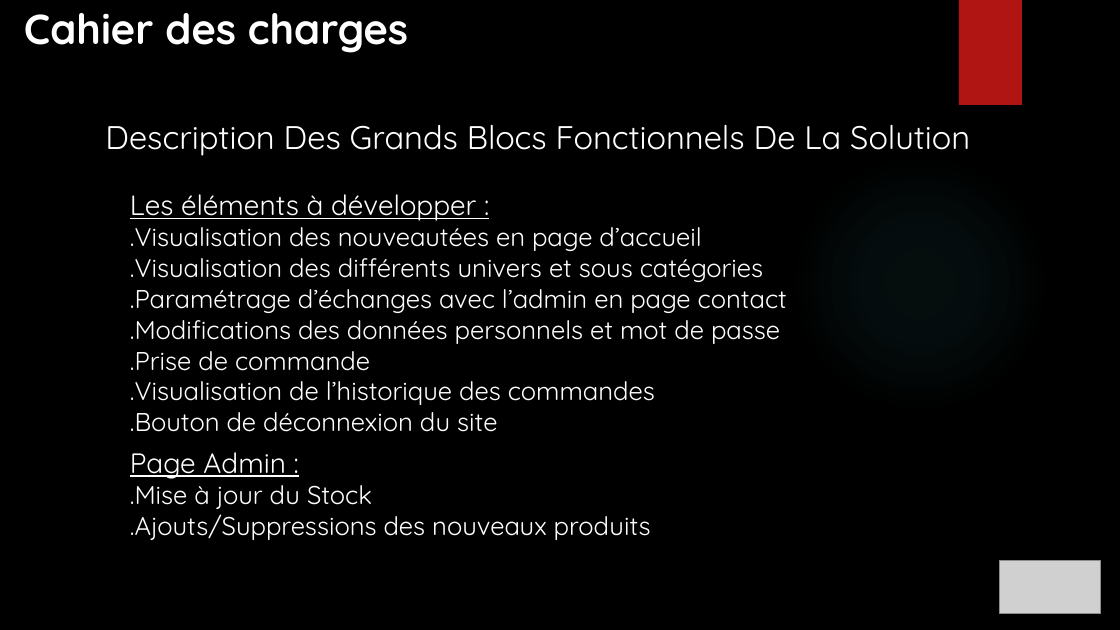
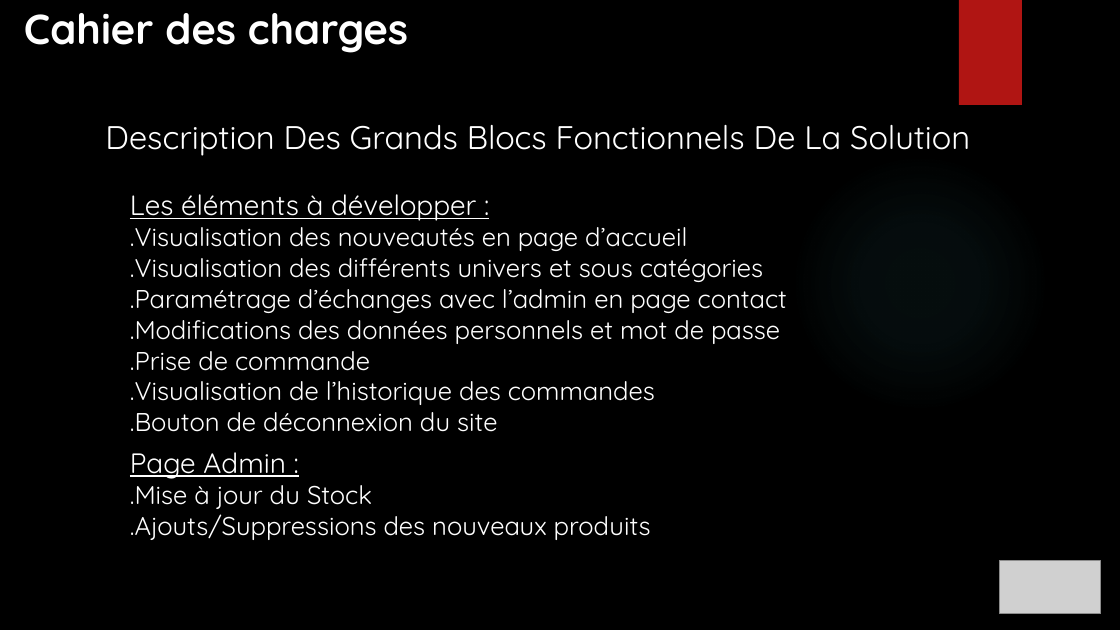
Before and after one commit to ChampemeDylan/UPOP, a slide deck: slide 5 of Présentation UPOP.pptx. Drawn at 1120x630 pixels with LibreOffice and Linux fonts; fonts in the diff are those of the drawing; grey boxes stand for pictures; background and template pictures are left out. Boxes give left, top, right and bottom in pixels: in the first picture for what was removed or moved away, otherwise in the second. Text is boxed around its words. In the diff, an @@ line names an element or a change of style, - is before the commit and + after.

```diff
--- a/Présentation UPOP.pptx
+++ b/Présentation UPOP.pptx
@@ text at (130,220,687,251): text changed @@
-.Visualisation des nouveautées en page d’accueil
+.Visualisation des nouveautés en page d’accueil
```
Also in this commit, not shown: 1 other slide changed.
